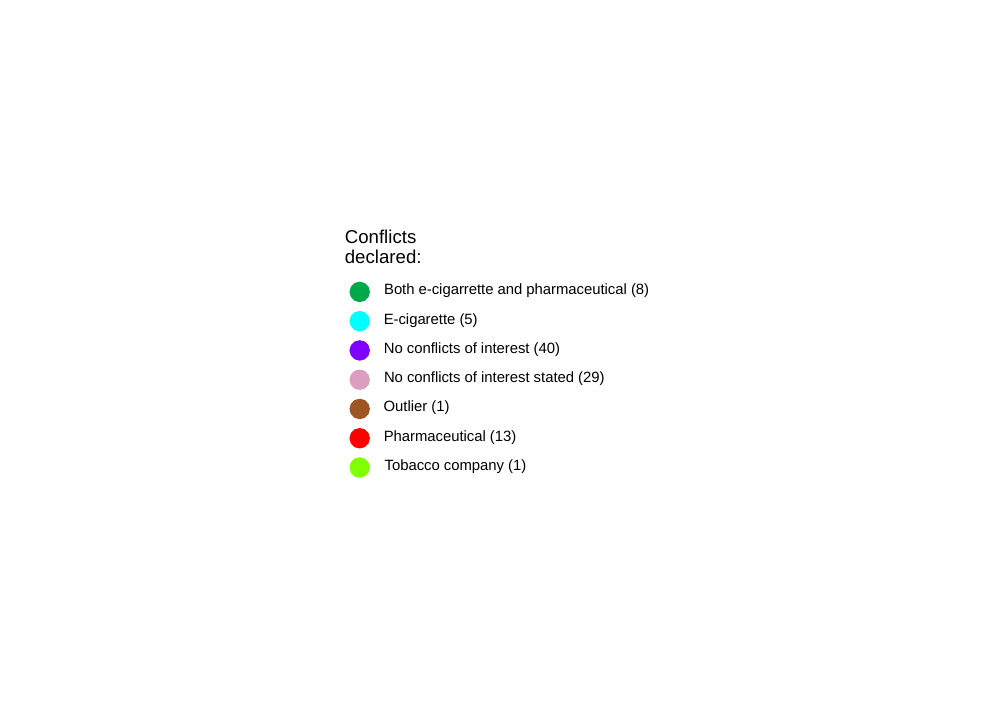
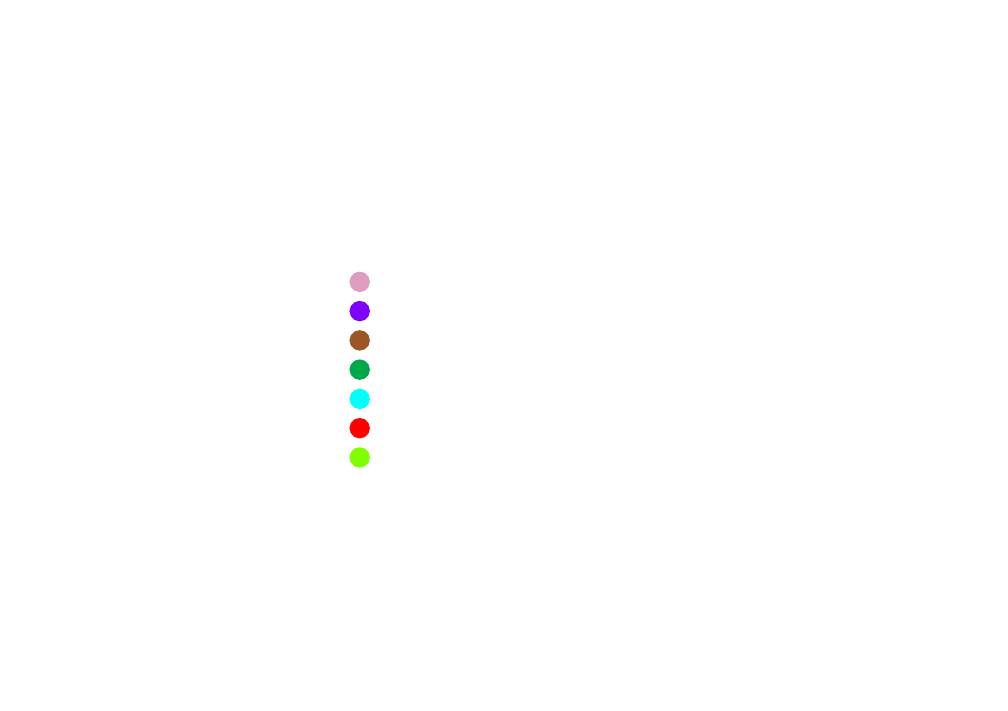
Before and after one commit to marissasmith8/Citation-Network-Analysis, a slide deck: slide 1 of outputs/legend_conf_presentation.pptx. Drawn at 1008x711 pixels with LibreOffice and Linux fonts; fonts in the diff are those of the drawing. Boxes give left, top, right and bottom in pixels: in the first picture for what was removed or moved away, otherwise in the second. Text is boxed around its words. In the diff, an @@ line names an element or a change of style, - is before the commit and + after.

```diff
--- a/outputs/legend_conf_presentation.pptx
+++ b/outputs/legend_conf_presentation.pptx
@@ ellipse at [350, 272, 369, 291]: fill #00A84C to #DC9DBE; outline #00A84C 0.71 pt to #DC9DBE 0.71 pt @@
@@ ellipse at [350, 301, 369, 321]: fill #00FFFF to #7F00FF; outline #00FFFF 0.71 pt to #7F00FF 0.71 pt @@
@@ ellipse at [350, 330, 369, 350]: fill #7F00FF to #9D5524; outline #7F00FF 0.71 pt to #9D5524 0.71 pt @@
@@ 7 ellipses: place and size @@
-7 ellipses at [350, 282, 369, 477]
+7 ellipses at [350, 272, 369, 467]
@@ ellipse at [350, 360, 369, 379]: fill #DC9DBE to #00A84C; outline #DC9DBE 0.71 pt to #00A84C 0.71 pt @@
@@ ellipse at [350, 389, 369, 408]: fill #9D5524 to #00FFFF; outline #9D5524 0.71 pt to #00FFFF 0.71 pt @@
@@ group removed at [345, 229, 649, 473]: 9 texts @@
-Conflicts
-declared:
-Both e-cigarrette and pharmaceutical (8)
-E-cigarette (5)
-No conflicts of interest (40)
-No conflicts of interest stated (29)
-Outlier (1)
-Pharmaceutical (13)
-Tobacco company (1)
```
Also in this commit, not shown: 4 other files.
